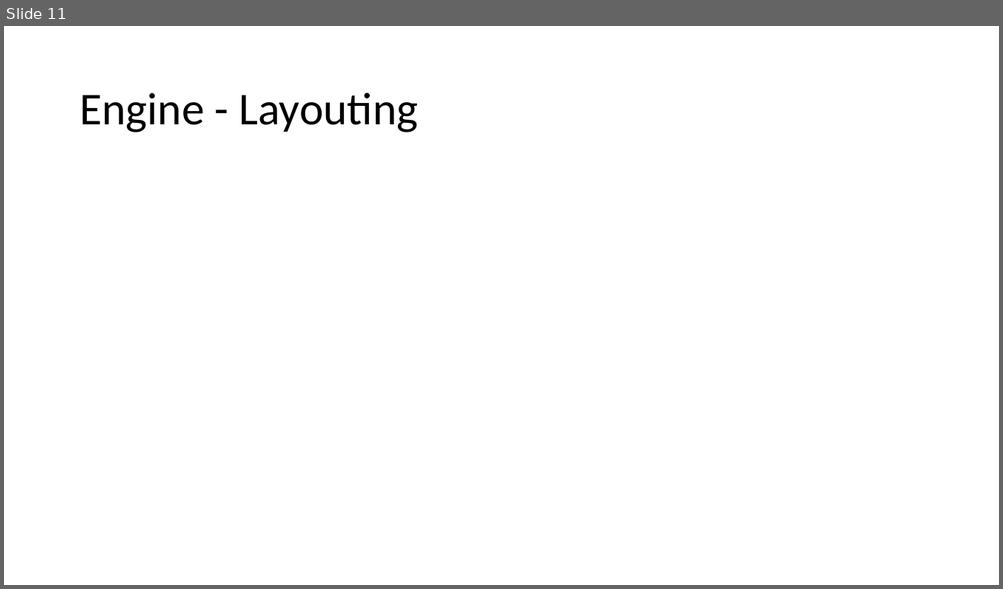
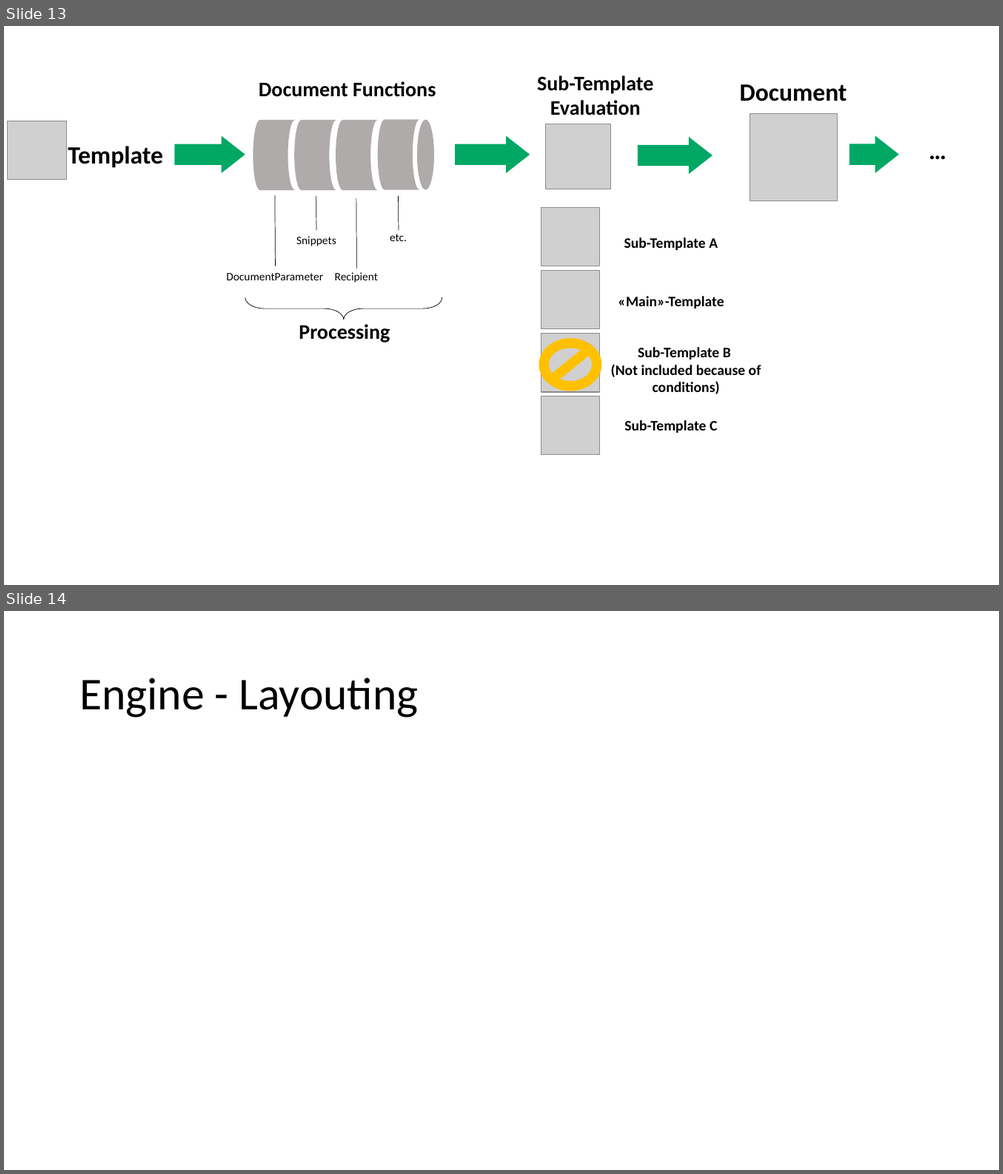
Before and after one commit to primesoft-group/oneoffixx-docs, a slide deck: assets/content-files/Schemas.pptx. Shown one above the other, each under a label of ours: slide 11 before the commit, slides 13 and 14 after it. The pictures are 1003x589 and 1003x1174 pixels, drawn with LibreOffice and Linux fonts; fonts in the diff are those of the drawing; grey boxes stand for pictures. Boxes give left, top, right and bottom in pixels: in the first picture for what was removed or moved away, otherwise in the second. Text is boxed around its words. In the diff, an @@ line names an element or a change of style, - is before the commit and + after.

```diff
--- a/assets/content-files/Schemas.pptx
+++ b/assets/content-files/Schemas.pptx
@@ slide 13 added at (x1=4, y1=26, x2=999, y2=585), background #FFFFFF @@
@@ text added at (x1=259, y1=82, x2=435, y2=97), 20 pt, text #000000, bold @@
+Document Functions
@@ text added at (x1=537, y1=76, x2=653, y2=116), 20 pt, text #000000, bold @@
+Sub-Template Evaluation
@@ text added at (x1=740, y1=84, x2=847, y2=101), 24 pt, text #000000, bold @@
+Document
@@ picture added at (x1=749, y1=113, x2=836, y2=201) @@
@@ picture added at (x1=8, y1=121, x2=67, y2=181) @@
@@ right arrow added at (x1=175, y1=136, x2=246, y2=173), fill #00A864 @@
@@ group added at (x1=253, y1=119, x2=435, y2=191): 4 flow chart online storages, 1 ellipse @@
@@ right arrow added at (x1=455, y1=136, x2=529, y2=173), fill #00A864 @@
@@ picture added at (x1=546, y1=124, x2=611, y2=189) @@
@@ right arrow added at (x1=849, y1=136, x2=899, y2=173), fill #00A864 @@
@@ text added at (x1=881, y1=131, x2=994, y2=169), 24 pt, text #000000, bold @@
+…
@@ text added at (x1=68, y1=146, x2=163, y2=168), 24 pt, text #000000, bold @@
+Template
@@ right arrow added at (x1=637, y1=137, x2=712, y2=175), fill #00A864 @@
@@ line added from (275, 195) to (276, 266), #000000 0.5 pt @@
@@ line added from (316, 196) to (316, 230), #000000 0.5 pt @@
@@ line added from (356, 198) to (357, 269), #000000 0.5 pt @@
@@ line added from (398, 196) to (398, 230), #000000 0.5 pt @@
@@ picture added at (x1=541, y1=208, x2=600, y2=267) @@
@@ text added at (x1=296, y1=236, x2=336, y2=247), 11 pt, text #000000 @@
+Snippets
@@ text added at (x1=390, y1=234, x2=407, y2=241), 11 pt, text #000000 @@
+etc.
@@ text added at (x1=624, y1=238, x2=717, y2=250), 14 pt, text #000000, bold @@
+Sub-Template A
@@ text added at (x1=226, y1=273, x2=323, y2=281), 11 pt, text #000000 @@
+DocumentParameter
@@ text added at (x1=335, y1=272, x2=378, y2=283), 11 pt, text #000000 @@
+Recipient
@@ picture added at (x1=541, y1=271, x2=600, y2=329) @@
@@ left brace added at (x1=245, y1=298, x2=442, y2=320), outline #000000 0.5 pt @@
@@ text added at (x1=617, y1=296, x2=723, y2=309), 14 pt, text #000000, bold @@
+«Main»-Template
@@ text added at (x1=299, y1=324, x2=390, y2=343), 20 pt, text #000000, bold @@
+Processing
@@ picture added at (x1=541, y1=333, x2=600, y2=392) @@
@@ no-entry sign added at (x1=539, y1=338, x2=602, y2=392), fill #FFC000 @@
@@ text added at (x1=611, y1=347, x2=761, y2=395), 14 pt, text #000000, bold @@
+Sub-Template B
+(Not included because of conditions)
@@ picture added at (x1=541, y1=397, x2=600, y2=456) @@
@@ text added at (x1=624, y1=420, x2=717, y2=433), 14 pt, text #000000, bold @@
+Sub-Template C
@@ what was slide 11 is now slide 14 @@
```
Also in this commit, not shown: 1 slide changed, 3 other slides added, 47 other files.
